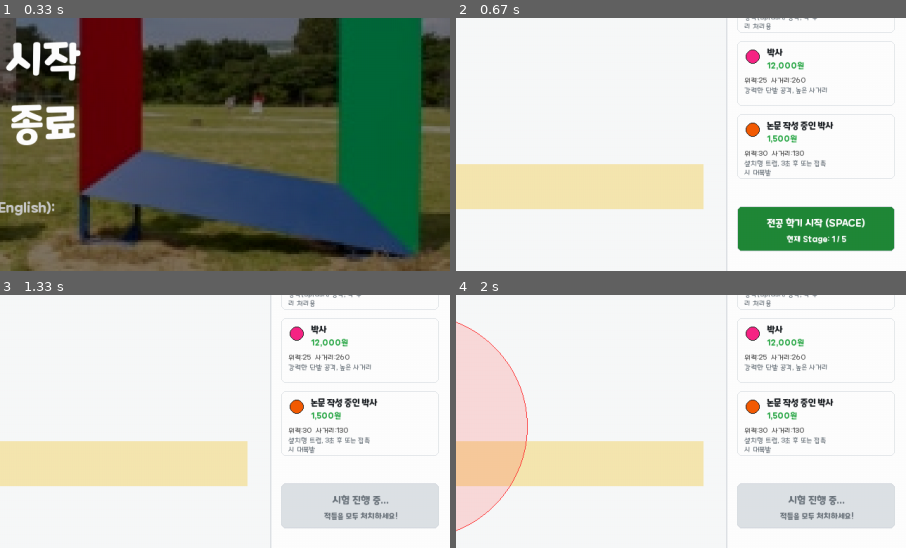
Above: before the commit, frames 1-4 (two rows, left to right).
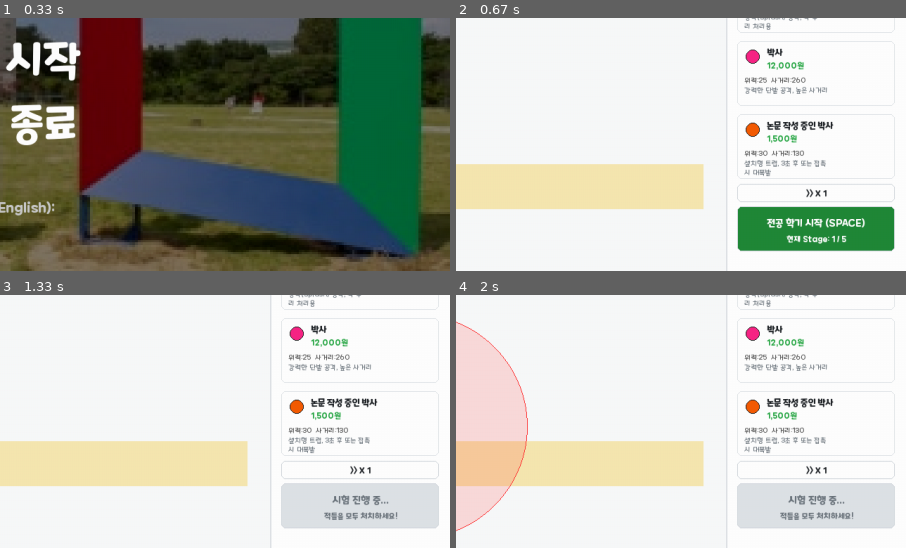
Above: after the commit, the same moments.

Repository: Dooroomi/kgu-defense-game
Game: pygame game, started from pygame_defense/main.py
The game is run twice, just before and just after one commit, with the same random seed, the same clock (stepped at 60 frames per second) and the same inputs.
Inputs (mouse positions are % of the whole screen's width and height, from its top left):
- Up to frame 1 (0.33 s): no input
- Up to frame 2 (0.67 s): click (46, 54) at 0.38 s
- Up to frame 3 (1.33 s): click "전공 학기 시작 (SPACE)" at 0.72 s; click "학부생" at 1.05 s
- Up to frame 4 (2 s): click (24, 13) at 1.38 s; click (45, 76) at 1.72 s
The pictures show only the part of the screen within x 50-100%, y 50-100%; the shares and areas given below are measured in that part.

Frame 1 is identical in both runs. In frame 2, 0.4% of the frame differs, in the area x 62-98%, y 65-73%; in frame 3, 0.4%; in frame 4, 0.4%.

Commit message:
2배속 기능 추가

Diff:
--- a/pygame_defense/main.py
+++ b/pygame_defense/main.py
@@ -29,6 +29,9 @@
 
 START_BTN_RECT = pygame.Rect(SLOT_X, 628, SLOT_W, 64)            # 하단 '학기 시작' 버튼
 MENU_BTN_RECT = pygame.Rect(SIDEBAR_X + SIDEBAR_WIDTH - 72, 16, 56, 28)  # 우상단 메뉴 버튼
+
+# 배속(빨리감기) 토글 버튼 - 하단 '학기 시작' 버튼 바로 위
+SPEED_BTN_RECT = pygame.Rect(SLOT_X, 596, SLOT_W, 26)
 
 # 홈 복귀 확인 팝업 좌표 (화면 중앙, 그리기/클릭 공유)
 HOME_POPUP_RECT = pygame.Rect(SCREEN_WIDTH // 2 - 230, SCREEN_HEIGHT // 2 - 110, 460, 220)
@@ -674,10 +677,14 @@
     # 홈 복귀 확인 팝업창 활성화 상태 플래그
     show_home_popup = False
 
+    # 게임 배속 (1 = 보통 속도, 2 = 2배속/빨리감기)
+    game_speed = 1
+
     # 3. 게임 실행 메인 루프 시작
     running = True
     while running:
         dt = clock.tick(FPS)  # 경과 시간(ms) - 모든 타이머/이동에 사용
+        sim_dt = dt * game_speed  # 배속 적용 시뮬레이션 시간 (2배속이면 dt×2)
         mouse_pos = pygame.mouse.get_pos()
 
         # ----------------------------------------------------
@@ -834,6 +841,13 @@
                                 click_sound.play()
                             continue  # 맵이나 상점 클릭 간섭 차단
 
+                        # 배속(빨리감기) 토글 버튼 충돌 감지
+                        if SPEED_BTN_RECT.collidepoint((mx, my)):
+                            game_speed = 2 if game_speed == 1 else 1
+                            if click_sound:
+                                click_sound.play()
+                            continue  # 맵/상점 클릭 간섭 차단
+
                         # 선택된 타워가 있으면 강화/판매 팝업 버튼 클릭부터 처리
                         sel_tower = next((t for t in towers if t.is_selected), None)
                         if sel_tower is not None:
@@ -968,7 +982,7 @@
             # 플레이 단계인 경우 적들의 스폰 진행
             if stage_state == "PLAYING":
                 if len(spawn_queue) > 0:
-                    spawn_timer += dt  # ms 기반 누적
+                    spawn_timer += sim_dt  # ms 기반 누적 (배속 반영)
                     if spawn_timer >= spawn_cooldown:
                         # 큐에서 적을 한 마리씩 추출하여 스폰
                         enemy_type = spawn_queue.pop(0)
@@ -976,7 +990,7 @@
                         spawn_timer = 0
                 elif current_stage == 5 and not boss_spawned:
                     # 5단계의 경우 논문 10마리 스폰 후 10초 뒤 최종 보스 스폰
-                    boss_spawn_timer -= dt  # ms 기반 차감
+                    boss_spawn_timer -= sim_dt  # ms 기반 차감 (배속 반영)
                     if boss_spawn_timer <= 0:
                         enemies.append(Enemy("교수님", WAYPOINTS))
                         boss_spawned = True
@@ -995,21 +1009,21 @@
 
             # 2-1. 모든 적 생명체 좌표 업데이트 (보스 방어타 기절 스킬용 타워 리스트 참조 전달)
             for enemy in enemies:
-                enemy.update(towers, dt)
+                enemy.update(towers, sim_dt)
 
             # 2-2. 모든 방어탑 타겟 조준 및 레이저 공격 연산 (학부생 발사체 리스트 전달)
             for tower in towers:
-                tower.update(enemies, laser_effects, projectiles, dt)
+                tower.update(enemies, laser_effects, projectiles, sim_dt)
 
             # 2-2-2. 아메리카노/서적/논문 발사체(Projectile) 이동 추적 및 충돌 업데이트
             for proj in projectiles:
-                proj.update(dt, enemies, laser_effects)
+                proj.update(sim_dt, enemies, laser_effects)
             projectiles = [p for p in projectiles if p.is_active]
 
             # 2-3. 모든 설치기(트랩) 3초 카운트다운 폭발 감지
             next_traps = []
             for trap in traps:
-                trap.update(enemies, laser_effects, dt)
+                trap.update(enemies, laser_effects, sim_dt)
                 if trap.is_active:
                     next_traps.append(trap)
             traps = next_traps
@@ -1166,7 +1180,7 @@
                 pygame.draw.circle(explosion_surf, (255, 255, 255, alpha // 3), (int(max_r), int(max_r)), int(r * 0.4))
                 screen.blit(explosion_surf, (ex - max_r, ey - max_r))
 
-            fx["duration"] -= dt  # ms 기반 차감
+            fx["duration"] -= sim_dt  # ms 기반 차감 (배속 반영)
             if fx["duration"] > 0:
                 next_lasers.append(fx)
         laser_effects = next_lasers
@@ -1207,6 +1221,22 @@
         # 3-5. 시작 및 전투 통제용 하단 버튼
         draw_state_button(screen, stage_state, current_stage, mouse_pos)
 
+        # 3-5-2. 배속(빨리감기) 토글 버튼
+        sp_hover = SPEED_BTN_RECT.collidepoint(mouse_pos)
+        if game_speed == 2:
+            sp_bg = (255, 140, 0) if sp_hover else (255, 160, 40)   # 2배속: 주황 활성
+            sp_label = ">> X 2"
+            sp_tc = (255, 255, 255)
+        else:
+            sp_bg = (240, 244, 248) if sp_hover else (255, 255, 255)  # 1배속: 기본
+            sp_label = ">> X 1"
+            sp_tc = DARK_TEXT
+        pygame.draw.rect(screen, sp_bg, SPEED_BTN_RECT, 0, 6)
+        pygame.draw.rect(screen, (206, 212, 218), SPEED_BTN_RECT, 1, 6)
+        sp_font = load_font("cute_font/Maplestory Bold.ttf", 12, bold=True)
+        sp_surf = sp_font.render(sp_label, True, sp_tc)
+        screen.blit(sp_surf, sp_surf.get_rect(center=SPEED_BTN_RECT.center))
+
         # 3-6. 준비 기간 알림 깜빡이 텍스트 배너 (라이트 테마 보정)
         if stage_state in ["WAITING", "COMPLETED"]:
             banner_font = load_font("cute_font/Maplestory Bold.ttf", 20, bold=True)
